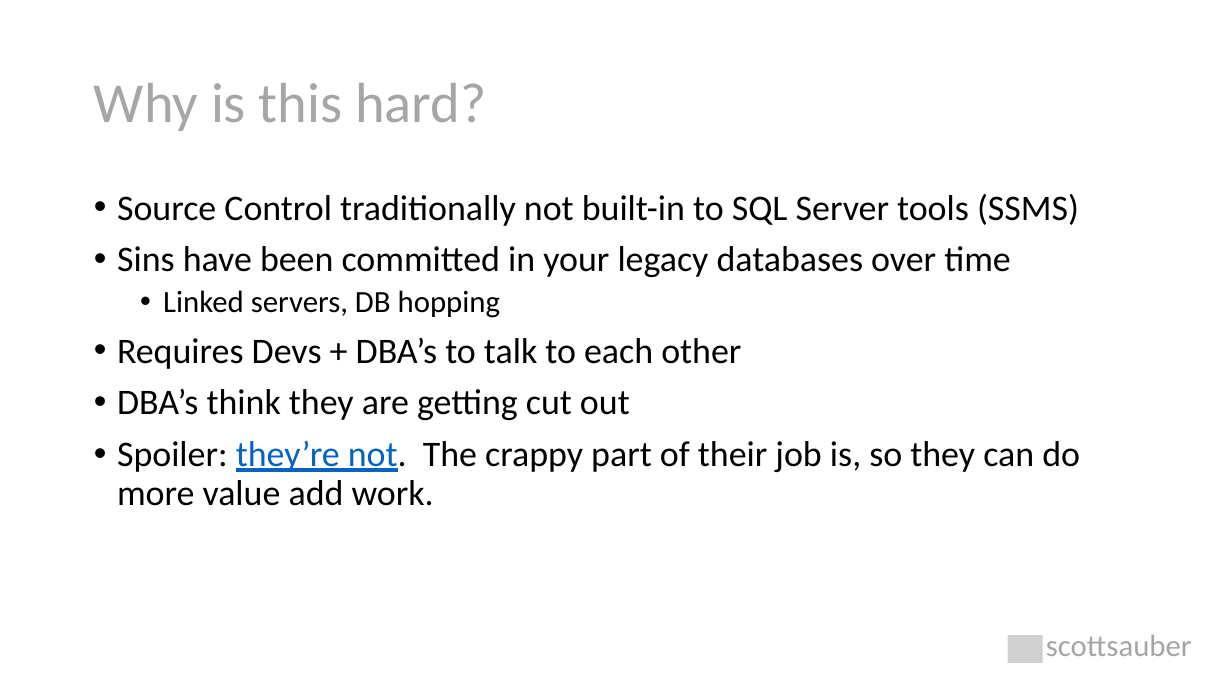
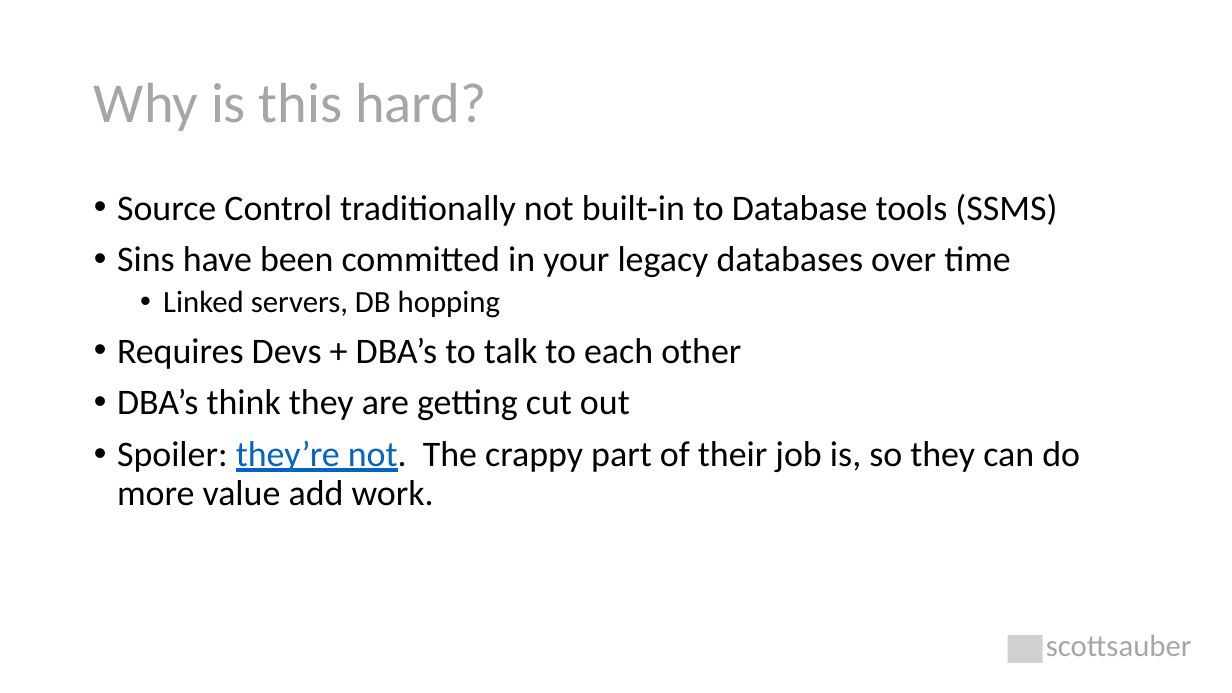
Before and after one commit to scottsauber/talks, a slide deck: slide 15 of 2022-05-12-NDCLondon-DatabaseDevOps/database-devops.pptx. Drawn at 1232x693 pixels with LibreOffice and Linux fonts; fonts in the diff are those of the drawing; grey boxes stand for pictures. Boxes give left, top, right and bottom in pixels: in the first picture for what was removed or moved away, otherwise in the second. Text is boxed around its words. In the diff, an @@ line names an element or a change of style, - is before the commit and + after.

```diff
--- a/2022-05-12-NDCLondon-DatabaseDevOps/database-devops.pptx
+++ b/2022-05-12-NDCLondon-DatabaseDevOps/database-devops.pptx
@@ text at (x1=117, y1=194, x2=1057, y2=226): text changed @@
-• Source Control traditionally not built-in to SQL Server tools (SSMS)
+• Source Control traditionally not built-in to Database tools (SSMS)
```
Also in this commit, not shown: 8 other slides changed, 2 slides removed.
